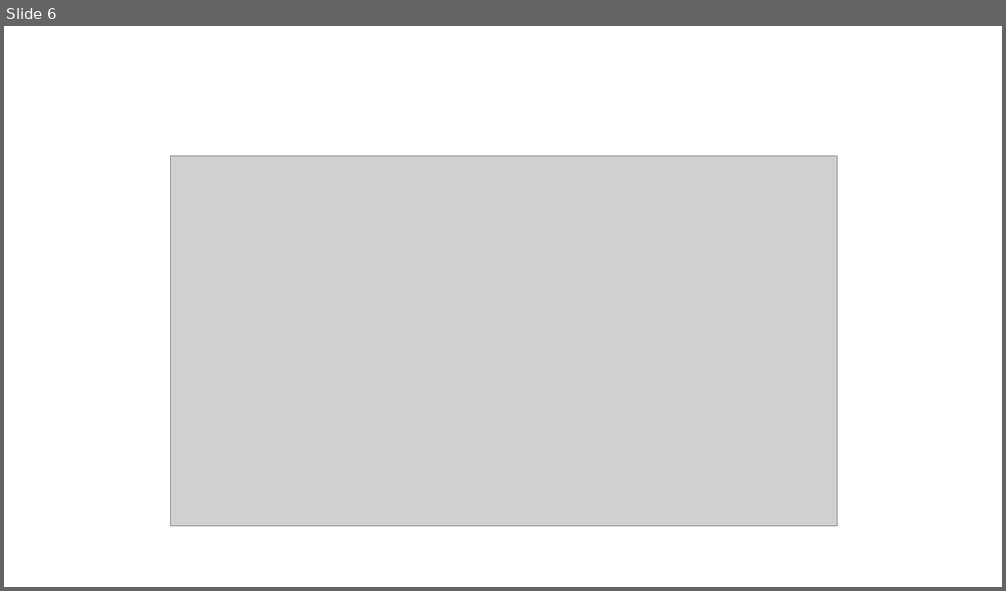
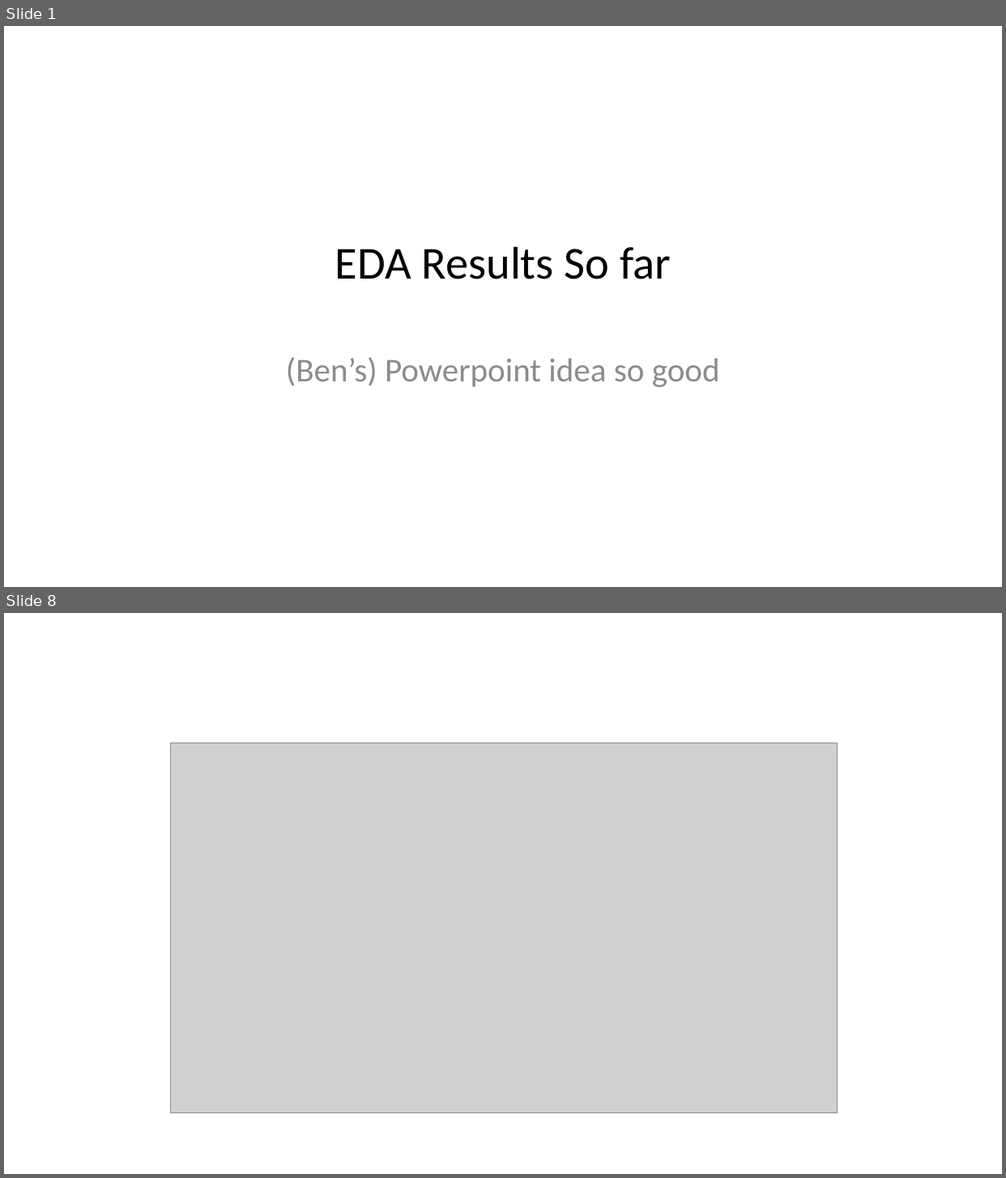
Before and after one commit to Sviatkd/DatafestivalWork, a slide deck: presentation.pptx. Shown one above the other, each under a label of ours: slide 6 before the commit, slides 1 and 8 after it; the slides between them are not shown. The pictures are 1006x591 and 1006x1178 pixels, drawn with LibreOffice and Linux fonts; fonts in the diff are those of the drawing; grey boxes stand for pictures. Boxes give left, top, right and bottom in pixels: in the first picture for what was removed or moved away, otherwise in the second. Text is boxed around its words. In the diff, an @@ line names an element or a change of style, - is before the commit and + after.

```diff
--- a/presentation.pptx
+++ b/presentation.pptx
@@ slide 1 added at (x1=4, y1=26, x2=1002, y2=587), background #FFFFFF @@
@@ title added at (x1=335, y1=246, x2=671, y2=280), 33 pt, text #000000 @@
+EDA Results So far
@@ subtitle added at (x1=286, y1=357, x2=720, y2=387), 24 pt, text #8C8C8C @@
+(Ben’s) Powerpoint idea so good
@@ what was slide 6 is now slide 8 @@
```
Also in this commit, not shown: 4 slides changed, 4 other slides added, 3 slides removed, 1 other file.
